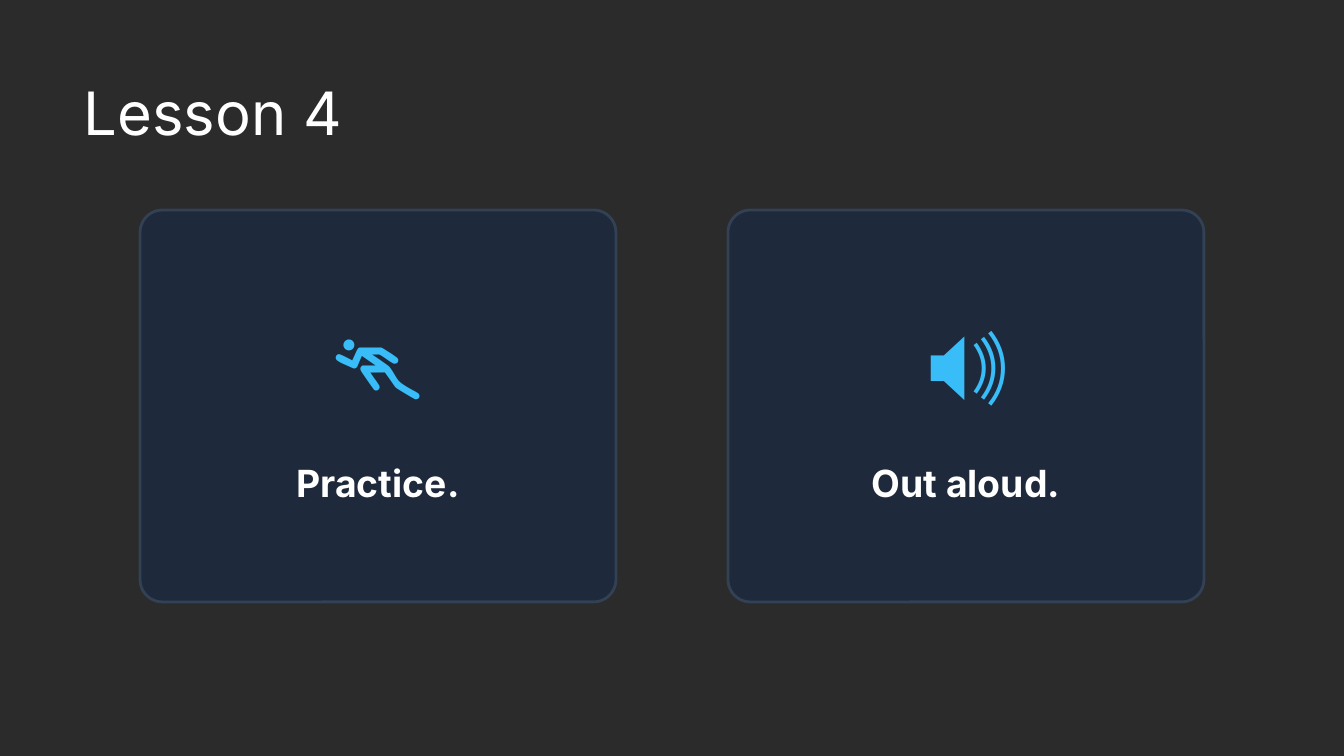
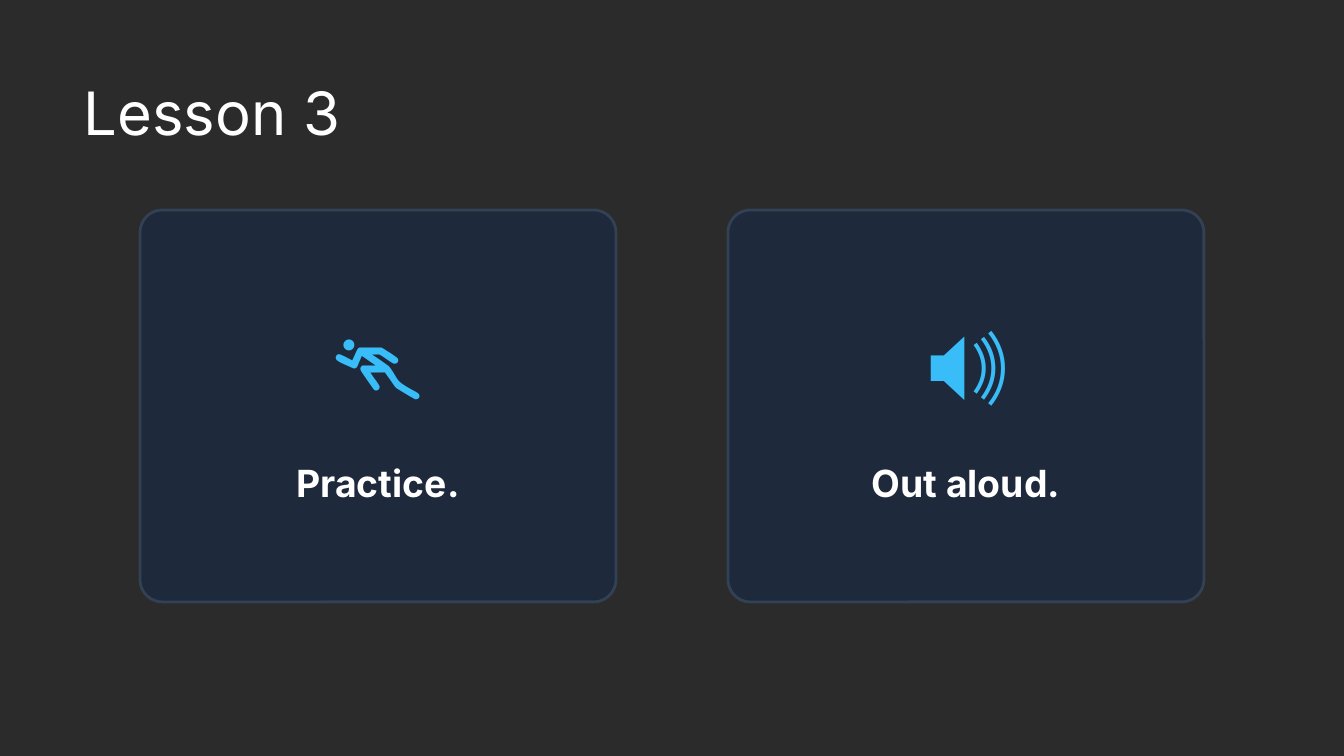
Before and after one commit to naruoga/presentations, a slide deck: slide 8 of COSCUP2026_MyBrokenEnglishStillWorks.odp (slide 9 before the commit). Drawn at 1344x756 pixels with LibreOffice and Linux fonts; fonts in the diff are those of the drawing; background and template pictures are left out; a plain dark background stands for a picture behind light text. Boxes give left, top, right and bottom in pixels: in the first picture for what was removed or moved away, otherwise in the second. Text is boxed around its words. In the diff, an @@ line names an element or a change of style, - is before the commit and + after.

```diff
--- a/COSCUP2026_MyBrokenEnglishStillWorks.odp
+++ b/COSCUP2026_MyBrokenEnglishStillWorks.odp
@@ text at bbox=[84, 91, 340, 136]: text changed @@
-Lesson 4
+Lesson 3
```
Also in this commit, not shown: 4 other slides changed.
